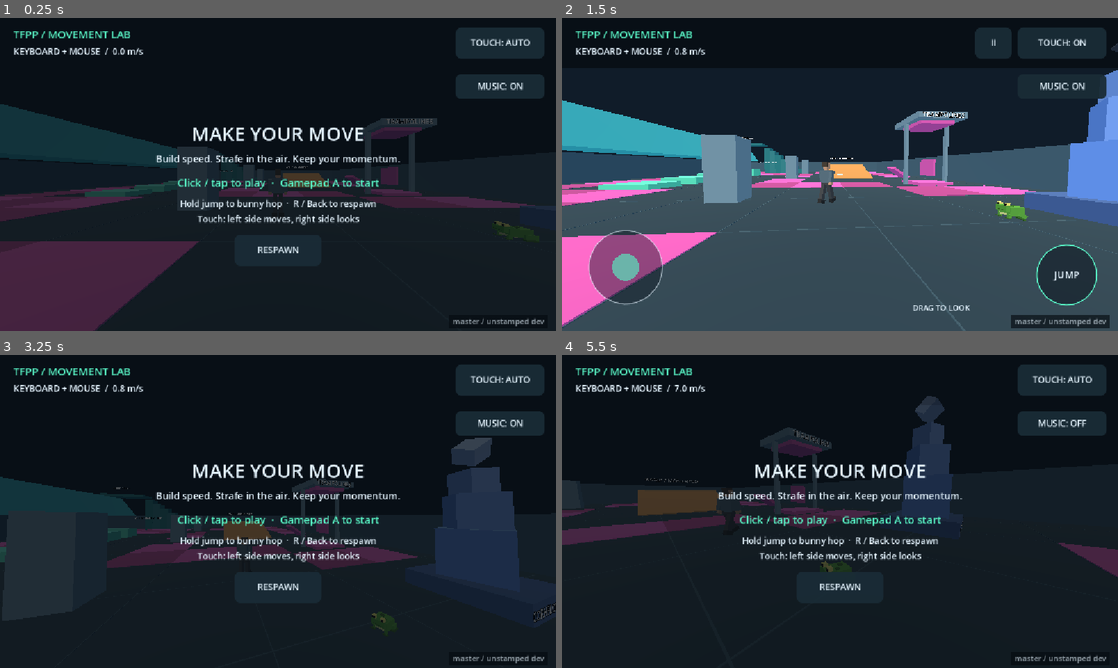
Above: before the commit, frames 1-4 (two rows, left to right).
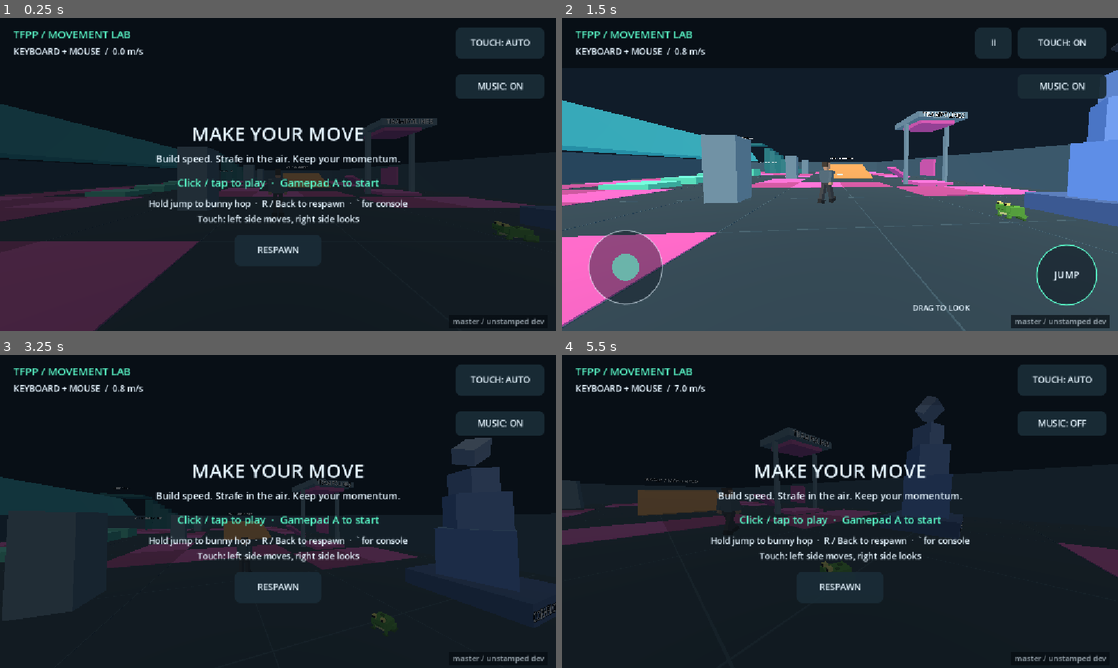
Above: after the commit, the same moments.

Repository: jefuhr/game
Game: Godot game, scene res://scenes/main.tscn
The game is run twice, just before and just after one commit, with the same random seed, the same clock (stepped at 60 frames per second) and the same inputs.
Inputs (mouse positions are in pixels of both pictures, inside the frame that each line leads up to):
- Up to frame 1 (0.25 s): no input
- Up to frame 2 (1.5 s): tap Enter at 0.5 s; move the mouse to (962, 158) at 0.52 s; hold D (move_right) 0.53-1.25 s; tap Tab at 0.6 s; click (962, 158) at 0.67 s; tap Space (jump) at 0.77, 1.07 s; tap T at 0.8 s; drag from (728, 190) to (812, 237) at 1.27 s
- Up to frame 3 (3.25 s): move the mouse to (289, 505) at 2.02 s; hold Space (jump) 2.03-2.78 s; hold W (move_forward) from 2.03 s (still down); click (289, 505) at 2.17 s; tap Tab at 2.3, 2.85 s; move the mouse to (272, 517) at 2.77 s; click (272, 517) at 2.92 s; tap Space (jump) at 3.02 s; tap T at 3.05 s
- Up to frame 4 (5.5 s): tap Space (jump) at 3.32, 3.5 s; move the mouse to (1006, 558) at 3.52 s; release W (move_forward) at 3.53 s; hold A (move_left) 3.53-4.25 s; hold Space (jump) 3.53-4.25 s; tap T at 3.6, 5.3 s; click (1006, 558) at 3.67 s; tap Escape at 4.15 s; drag from (673, 464) to (756, 433) at 4.27 s; move the mouse to (845, 511) at 5.02 s; hold W (move_forward) from 5.03 s (still down); tap M at 5.1 s; click (845, 511) at 5.17 s

The runs differ from the first frame. In frame 1, 0.7% of the frame differs, in the area x 26-74%, y 57-62%; in frame 2, nothing differs; in frame 3, 0.7%; in frame 4, 0.7%.

Commit message:
I added a Source/CS-style developer console. I haven't run it or the tests, so it's untested.

Diff:
--- a/scenes/main.tscn
+++ b/scenes/main.tscn
@@ -6,6 +6,7 @@
 
 [ext_resource type="PackedScene" path="res://scenes/citizen.tscn" id="4"]
 [ext_resource type="PackedScene" path="res://scenes/frog.tscn" id="5"]
+[ext_resource type="Script" path="res://scripts/console.gd" id="6"]
 
 [sub_resource type="Environment" id="Environment_main"]
 background_mode = 1
@@ -56,3 +57,13 @@
 grow_horizontal = 2
 grow_vertical = 2
 script = ExtResource("3")
+
+[node name="Console" type="Control" parent="CanvasLayer"]
+layout_mode = 3
+anchors_preset = 15
+anchor_right = 1.0
+anchor_bottom = 1.0
+grow_horizontal = 2
+grow_vertical = 2
+mouse_filter = 2
+script = ExtResource("6")
--- /dev/null
+++ b/scripts/console.gd
@@ -0,0 +1,282 @@
+extends Control
+## Source-style developer console. ` / ~ toggles it; Tab completes, Up/Down recall history.
+
+const INK := Color(0.9, 0.96, 1.0)
+const ACCENT := Color(0.34, 0.94, 0.76)
+const WARN := Color(1.0, 0.62, 0.45)
+## Console variable -> [player property, help text].
+const PLAYER_CVARS := {
+	"sv_gravity": ["gravity", "Downward acceleration in m/s²"],
+	"sv_maxspeed": ["max_speed", "Ground wish speed in m/s"],
+	"sv_accelerate": ["ground_acceleration", "Ground acceleration"],
+	"sv_airaccelerate": ["air_acceleration", "Air strafe acceleration"],
+	"sv_aircap": ["air_wish_speed_cap", "Projected air wish speed cap in m/s"],
+	"sv_friction": ["friction", "Ground friction"],
+	"sv_stopspeed": ["stop_speed", "Speed below which friction stops you quickly"],
+	"sv_jumpspeed": ["jump_speed", "Jump launch speed in m/s"],
+	"sv_autobunnyhopping": ["auto_bunny_hop", "1 = hold jump to hop, 0 = re-press each hop"],
+}
+
+var _log: RichTextLabel
+var _line: LineEdit
+var _commands := {}
+var _defaults := {}
+var _history: PackedStringArray = []
+var _history_index := 0
+var _resume := false
+var _base_sensitivity := 0.0
+## Untyped so player.gd members (camera, noclip, respawn) resolve at runtime.
+@onready var player = get_node("../../Player")
+
+
+func _ready() -> void:
+	visible = false
+	mouse_filter = Control.MOUSE_FILTER_IGNORE
+	_base_sensitivity = Controls.mouse_sensitivity
+	for verb: String in PLAYER_CVARS:
+		_defaults[verb] = player.get(PLAYER_CVARS[verb][0])
+	_commands = {
+		"help": [_help, "List commands, or describe one: help <name>"],
+		"clear": [func(_args: PackedStringArray) -> void: _log.clear(), "Clear the console"],
+		"echo": [func(args: PackedStringArray) -> void: print_line(" ".join(args)), "Print text"],
+		"cvarlist": [_cvarlist, "Show every movement cvar and its value"],
+		"resetcvars": [_reset_cvars, "Restore every movement cvar to its default"],
+		"sensitivity": [_sensitivity, "Mouse sensitivity multiplier (1 = default)"],
+		"fov": [_fov, "Camera field of view in degrees"],
+		"noclip": [_noclip, "Toggle flying through walls"],
+		"kill": [func(_args: PackedStringArray) -> void: player.respawn(), "Respawn at the start"],
+		"getpos": [_getpos, "Print your position as a setpos command"],
+		"setpos": [_setpos, "Teleport: setpos <x> <y> <z>"],
+		"music": [_music, "Toggle music, or music 0 / music 1"],
+	}
+	var style := StyleBoxFlat.new()
+	style.bg_color = Color(0.02, 0.04, 0.06, 0.92)
+	style.border_color = ACCENT
+	style.border_width_bottom = 2
+	style.set_content_margin_all(12)
+	var panel := PanelContainer.new()
+	panel.anchor_right = 1.0
+	panel.anchor_bottom = 0.45
+	panel.add_theme_stylebox_override("panel", style)
+	add_child(panel)
+	var column := VBoxContainer.new()
+	panel.add_child(column)
+	_log = RichTextLabel.new()
+	_log.size_flags_vertical = Control.SIZE_EXPAND_FILL
+	_log.scroll_following = true
+	_log.selection_enabled = true
+	_log.focus_mode = Control.FOCUS_NONE
+	_log.add_theme_font_size_override("normal_font_size", 16)
+	_log.add_theme_color_override("default_color", INK)
+	column.add_child(_log)
+	_line = LineEdit.new()
+	_line.placeholder_text = "Type help for commands"
+	_line.keep_editing_on_text_submit = true
+	_line.add_theme_font_size_override("font_size", 16)
+	_line.text_submitted.connect(_submit)
+	column.add_child(_line)
+	print_line("Console ready. Type help for commands.", ACCENT)
+
+
+func _input(event: InputEvent) -> void:
+	if not event is InputEventKey or not event.pressed:
+		return
+	# Handled here so the key never reaches the LineEdit as text.
+	if event.physical_keycode == KEY_QUOTELEFT:
+		if event.echo:
+			pass
+		elif visible:
+			close()
+		else:
+			open()
+		get_viewport().set_input_as_handled()
+	elif not visible:
+		return
+	elif event.physical_keycode == KEY_ESCAPE:
+		close()
+		get_viewport().set_input_as_handled()
+	elif event.physical_keycode == KEY_TAB:
+		_complete()
+		get_viewport().set_input_as_handled()
+	elif event.physical_keycode == KEY_UP or event.physical_keycode == KEY_DOWN:
+		_recall(-1 if event.physical_keycode == KEY_UP else 1)
+		get_viewport().set_input_as_handled()
+
+
+func open() -> void:
+	if visible:
+		return
+	_resume = Controls.playing and Controls.device == Controls.Device.KEYBOARD
+	Controls.pause()
+	Controls.console_open = true
+	visible = true
+	_line.clear()
+	_line.grab_focus()
+	_line.edit()
+
+
+func close() -> void:
+	if not visible:
+		return
+	visible = false
+	Controls.console_open = false
+	_line.release_focus()
+	if _resume:
+		Controls.start(true)
+
+
+func print_line(text: String, color := INK) -> void:
+	_log.push_color(color)
+	_log.add_text(text + "\n")
+	_log.pop()
+
+
+## Runs one or more commands separated by semicolons.
+func run(text: String) -> void:
+	for part in text.split(";", false):
+		var args := part.strip_edges().split(" ", false)
+		if args.is_empty():
+			continue
+		var verb := args[0].to_lower()
+		args.remove_at(0)
+		if PLAYER_CVARS.has(verb):
+			_cvar(verb, args)
+		elif _commands.has(verb):
+			_commands[verb][0].call(args)
+		else:
+			print_line("Unknown command \"%s\". Type help." % verb, WARN)
+
+
+func _submit(text: String) -> void:
+	var command := text.strip_edges()
+	_line.clear()
+	if command.is_empty():
+		return
+	if _history.is_empty() or _history[-1] != command:
+		_history.append(command)
+	_history_index = _history.size()
+	print_line("] " + command, ACCENT)
+	run(command)
+
+
+func _names() -> PackedStringArray:
+	var names := PackedStringArray(PLAYER_CVARS.keys() + _commands.keys())
+	names.sort()
+	return names
+
+
+func _complete() -> void:
+	var typed := _line.text.strip_edges().to_lower()
+	if typed.is_empty() or " " in typed:
+		return
+	var matches := PackedStringArray()
+	for verb in _names():
+		if verb.begins_with(typed):
+			matches.append(verb)
+	if matches.is_empty():
+		return
+	var prefix := matches[0]
+	for verb in matches:
+		while not verb.begins_with(prefix):
+			prefix = prefix.left(-1)
+	if matches.size() == 1:
+		prefix += " "
+	else:
+		print_line("  ".join(matches))
+	_line.text = prefix
+	_line.caret_column = prefix.length()
+
+
+func _recall(step: int) -> void:
+	if _history.is_empty():
+		return
+	_history_index = clampi(_history_index + step, 0, _history.size())
+	_line.text = "" if _history_index == _history.size() else _history[_history_index]
+	_line.caret_column = _line.text.length()
+
+
+func _format(value: Variant) -> String:
+	if value is bool:
+		return "1" if value else "0"
+	return str(snappedf(value, 0.0001))
+
+
+func _cvar(verb: String, args: PackedStringArray) -> void:
+	var property: String = PLAYER_CVARS[verb][0]
+	if args.is_empty():
+		print_line("%s = %s  (default %s) - %s" % [verb, _format(player.get(property)),
+			_format(_defaults[verb]), PLAYER_CVARS[verb][1]])
+		return
+	if not args[0].is_valid_float():
+		print_line("%s expects a number." % verb, WARN)
+		return
+	if player.get(property) is bool:
+		player.set(property, args[0].to_float() != 0.0)
+	else:
+		player.set(property, args[0].to_float())
+	print_line("%s = %s" % [verb, _format(player.get(property))])
+
+
+func _help(args: PackedStringArray) -> void:
+	if not args.is_empty():
+		var verb := args[0].to_lower()
+		if PLAYER_CVARS.has(verb):
+			print_line("%s - %s" % [verb, PLAYER_CVARS[verb][1]])
+		elif _commands.has(verb):
+			print_line("%s - %s" % [verb, _commands[verb][1]])
+		else:
+			print_line("No such command \"%s\"." % verb, WARN)
+		return
+	for verb: String in _commands:
+		print_line("%s - %s" % [verb, _commands[verb][1]])
+	print_line("Movement cvars (type one to see it, add a value to set it):", ACCENT)
+	print_line("  " + "  ".join(PackedStringArray(PLAYER_CVARS.keys())))
+
+
+func _cvarlist(_args: PackedStringArray) -> void:
+	for verb: String in PLAYER_CVARS:
+		print_line("%s = %s" % [verb, _format(player.get(PLAYER_CVARS[verb][0]))])
+
+
+func _reset_cvars(_args: PackedStringArray) -> void:
+	for verb: String in PLAYER_CVARS:
+		player.set(PLAYER_CVARS[verb][0], _defaults[verb])
+	print_line("Movement cvars reset to defaults.")
+
+
+func _sensitivity(args: PackedStringArray) -> void:
+	if not args.is_empty() and args[0].is_valid_float():
+		Controls.mouse_sensitivity = _base_sensitivity * maxf(args[0].to_float(), 0.01)
+	print_line("sensitivity = %s" % _format(Controls.mouse_sensitivity / _base_sensitivity))
+
+
+func _fov(args: PackedStringArray) -> void:
+	if not args.is_empty() and args[0].is_valid_float():
+		player.camera.fov = clampf(args[0].to_float(), 50.0, 130.0)
+	print_line("fov = %s" % _format(player.camera.fov))
+
+
+func _noclip(_args: PackedStringArray) -> void:
+	player.noclip = not player.noclip
+	print_line("noclip " + ("ON" if player.noclip else "OFF"))
+
+
+func _getpos(_args: PackedStringArray) -> void:
+	var p: Vector3 = player.position
+	print_line("setpos %.2f %.2f %.2f" % [p.x, p.y, p.z])
+
+
+func _setpos(args: PackedStringArray) -> void:
+	if args.size() < 3 or not (args[0].is_valid_float() and args[1].is_valid_float() and args[2].is_valid_float()):
+		print_line("Usage: setpos <x> <y> <z>", WARN)
+		return
+	player.position = Vector3(args[0].to_float(), args[1].to_float(), args[2].to_float())
+	player.velocity = Vector3.ZERO
+
+
+func _music(args: PackedStringArray) -> void:
+	if not args.is_empty() and args[0].is_valid_float():
+		Music.set_muted(args[0].to_float() == 0.0)
+	else:
+		Music.toggle_mute()
+	print_line("music " + ("OFF" if Music.muted else "ON"))
--- a/scripts/controls.gd
+++ b/scripts/controls.gd
@@ -10,6 +10,8 @@
 var touch_available := false
 var force_touch := false
 var playing := false
+## While the developer console is open, typed keys must not trigger game shortcuts.
+var console_open := false
 var joypad := -1
 var touch_move := Vector2.ZERO
 var touch_jump := false
@@ -56,6 +58,8 @@
 
 
 func _input(event: InputEvent) -> void:
+	if console_open:
+		return
 	if event is InputEventKey and event.pressed and not event.echo:
 		if event.physical_keycode == KEY_ESCAPE:
 			pause()
--- a/scripts/hud.gd
+++ b/scripts/hud.gd
@@ -102,6 +102,8 @@
 
 
 func _input(event: InputEvent) -> void:
+	if Controls.console_open:
+		return
 	if event is InputEventScreenTouch:
 		var point: Vector2 = event.position / ui_scale
 		if not event.pressed or event.canceled:
@@ -203,7 +205,7 @@
 		_centered("MAKE YOUR MOVE", ui_size.y * 0.5 - 70, 40, INK)
 		_centered("Build speed. Strafe in the air. Keep your momentum.", ui_size.y * 0.5 - 25, 20, INK)
 		_centered("Click / tap to play  ·  Gamepad A to start", ui_size.y * 0.5 + 25, 22, ACCENT)
-		_centered("Hold jump to bunny hop  ·  R / Back to respawn", ui_size.y * 0.5 + 67, 18, INK)
+		_centered("Hold jump to bunny hop  ·  R / Back to respawn  ·  ` for console", ui_size.y * 0.5 + 67, 18, INK)
 		_centered("Touch: left side moves, right side looks", ui_size.y * 0.5 + 99, 18, INK)
 		_button(reset_button(), "RESPAWN")
 	# Drawn after the pause overlay so it stays bright in both states.
--- a/scripts/music.gd
+++ b/scripts/music.gd
@@ -60,6 +60,8 @@
 
 
 func _input(event: InputEvent) -> void:
+	if Controls.console_open:
+		return
 	if event is InputEventKey and event.pressed and not event.echo and event.physical_keycode == KEY_M:
 		toggle_mute()
 
--- a/scripts/player.gd
+++ b/scripts/player.gd
@@ -20,6 +20,8 @@
 
 @onready var camera: Camera3D = $Camera3D
 var spawn_position := Vector3.ZERO
+## Console noclip: fly where the camera looks, ignoring collisions; jump rises.
+var noclip := false
 var _jump_was_held := false
 var _bounced := false
 
@@ -36,6 +38,11 @@
 	rotation.y = wrapf(rotation.y - look.x, -PI, PI)
 	camera.rotation.x = clampf(camera.rotation.x - look.y, deg_to_rad(-89), deg_to_rad(89))
 	var input := Controls.movement()
+	if noclip:
+		var rise := Vector3.UP if Controls.jumping() else Vector3.ZERO
+		velocity = (camera.global_basis * Vector3(input.x, 0, input.y) + rise).limit_length() * max_speed * 2.0
+		position += velocity * delta
+		return
 	var wish := global_basis * Vector3(input.x, 0, input.y)
 	var wish_speed := max_speed * input.length()
 	var wish_direction := wish.normalized()
Not shown: 1 places in scenes/main.tscn that only renumber resources
